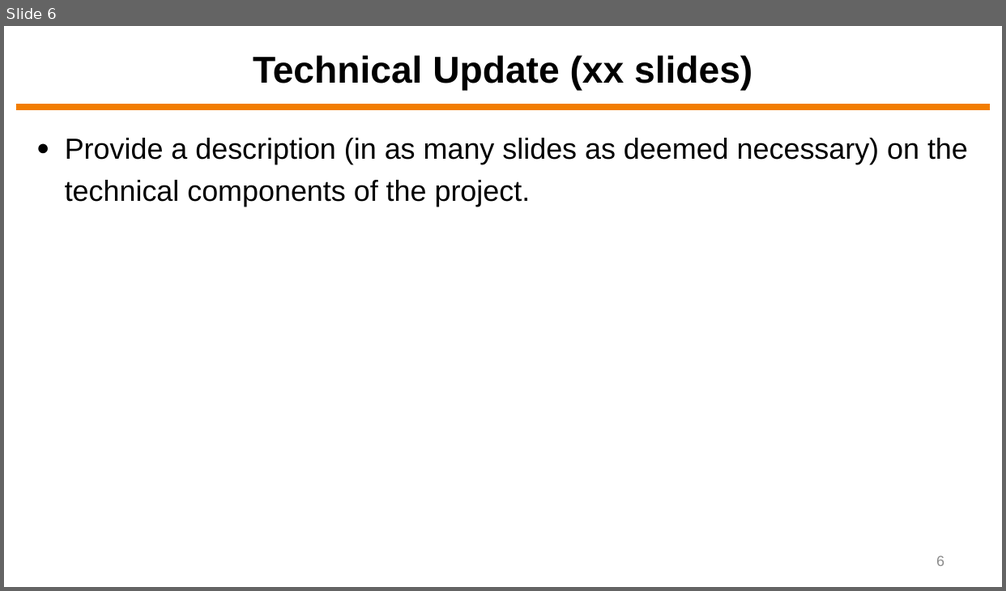
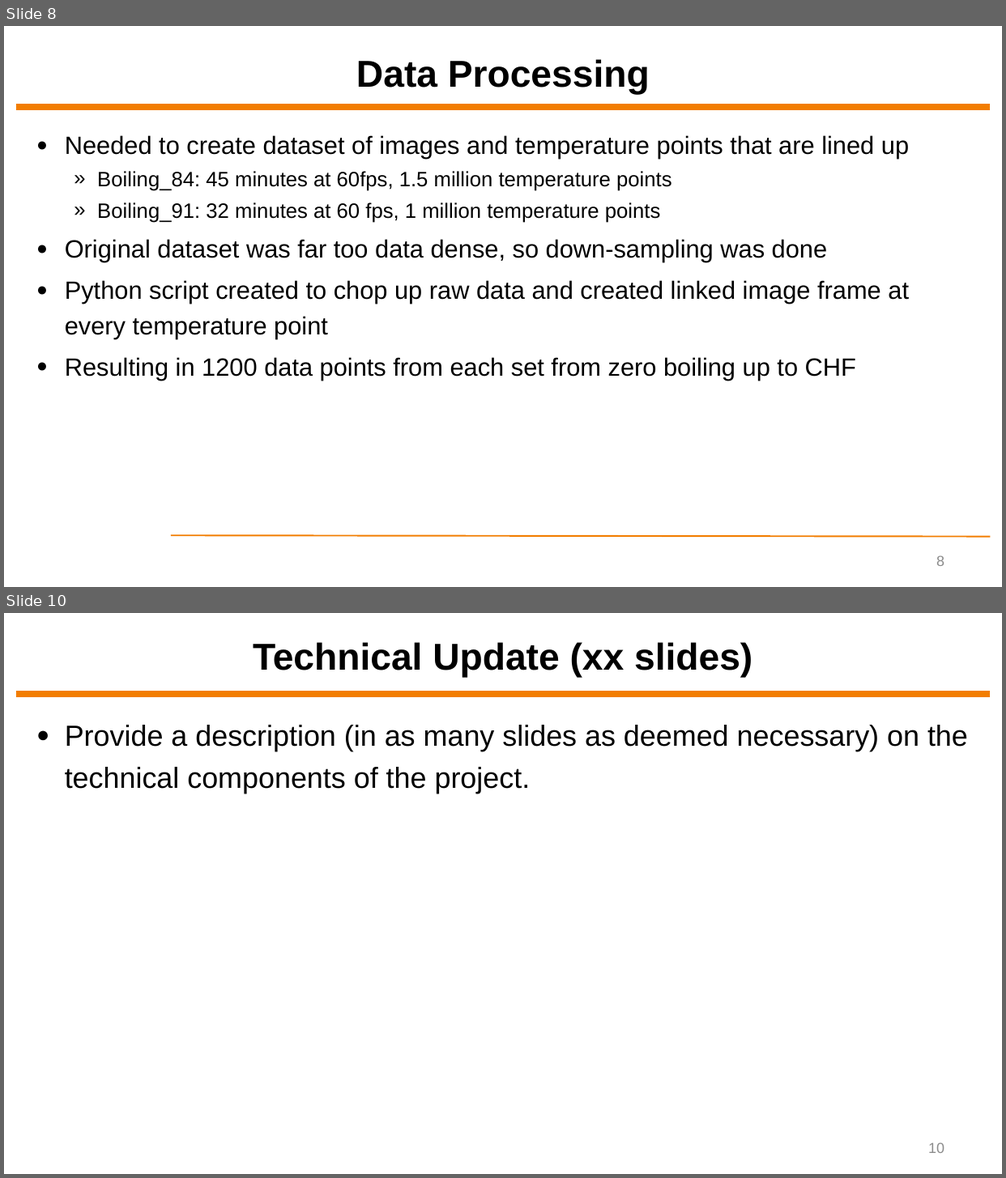
Before and after one commit to ytrivedi315/Final-Project-Yash-Trivedi, a slide deck: Final Presentation/ECEN5743 Final Project Presentation - YT.pptx. Shown one above the other, each under a label of ours: slide 6 before the commit, slides 8 and 10 after it; the slides between them are not shown. The pictures are 1006x591 and 1006x1178 pixels, drawn with LibreOffice and Linux fonts; fonts in the diff are those of the drawing; background and template pictures are left out. Boxes give left, top, right and bottom in pixels: in the first picture for what was removed or moved away, otherwise in the second. Text is boxed around its words. In the diff, an @@ line names an element or a change of style, - is before the commit and + after.

```diff
--- a/Final Presentation/ECEN5743 Final Project Presentation - YT.pptx
+++ b/Final Presentation/ECEN5743 Final Project Presentation - YT.pptx
@@ slide 8 added at [4, 26, 1002, 587], background #FFFFFF; not listed: 1 template element that a slide beside it also shows @@
@@ title added at [356, 59, 650, 94], 36 pt, text #000000, bold @@
+Data Processing
@@ text added at [65, 135, 909, 380], 24 pt, text #000000 @@
+● Needed to create dataset of images and temperature points that are lined up
+  » Boiling_84: 45 minutes at 60fps, 1.5 million temperature points
+  » Boiling_91: 32 minutes at 60 fps, 1 million temperature points
+● Original dataset was far too data dense, so down-sampling was done
+● Python script created to chop up raw data and created linked image frame at every temperature point
+● Resulting in 1200 data points from each set from zero boiling up to CHF
@@ line added from (171, 535) to (990, 536), #F27D00 1.5 pt @@
@@ page number added at [936, 556, 944, 566], 14 pt, text #8C8C8C @@
+8
@@ what was slide 6 is now slide 10 @@
@@ page number at [928, 1143, 944, 1153]: text changed @@
-6
+10
```
Also in this commit, not shown: 8 other slides added, 10 slides removed, 11 other files.
